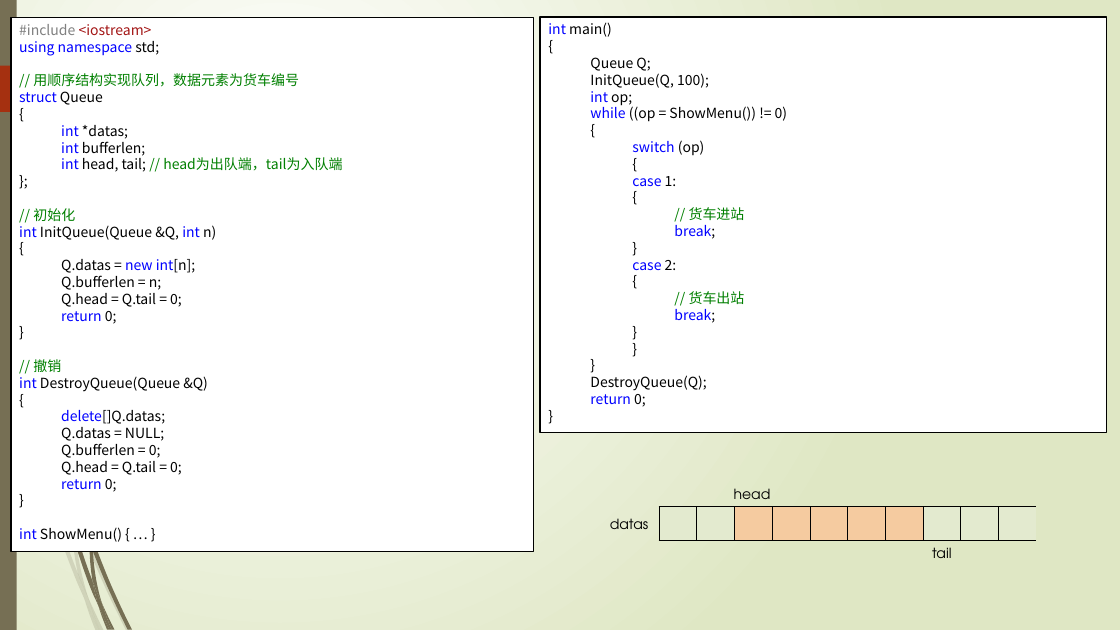
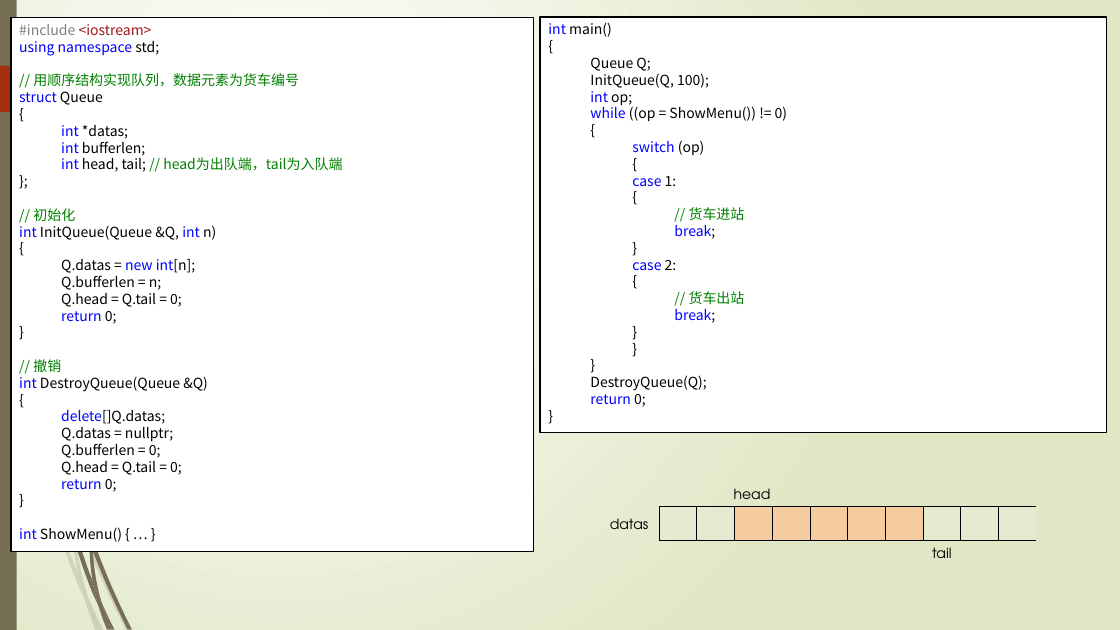
Before and after one commit to TeacherPeng/Datastruct, a slide deck: slide 40 of 教案/第03章 栈与队列.pptx. Drawn at 1120x630 pixels with LibreOffice and Linux fonts; fonts in the diff are those of the drawing. Boxes give left, top, right and bottom in pixels: in the first picture for what was removed or moved away, otherwise in the second. Text is boxed around its words. In the diff, an @@ line names an element or a change of style, - is before the commit and + after.

```diff
--- a/教案/第03章 栈与队列.pptx
+++ b/教案/第03章 栈与队列.pptx
@@ text in rectangle at bbox=[61, 427, 173, 442]: text changed @@
-  Q.datas = NULL;
+  Q.datas = nullptr;
```
Also in this commit, not shown: 7 other slides changed.
